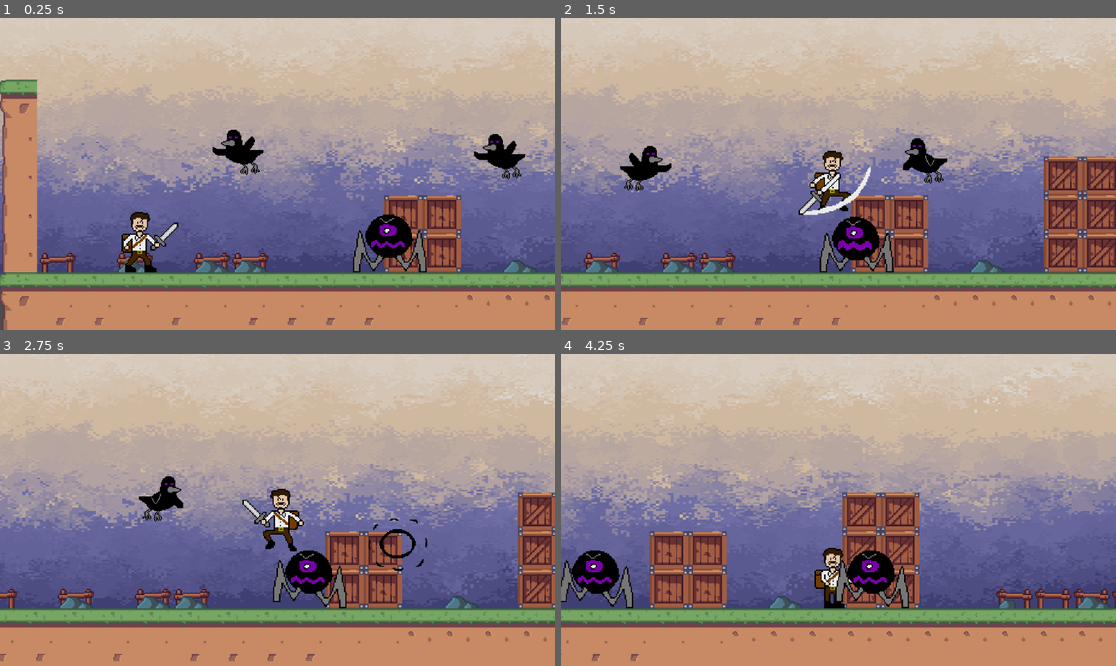
Above: before the commit, frames 1-4 (two rows, left to right).
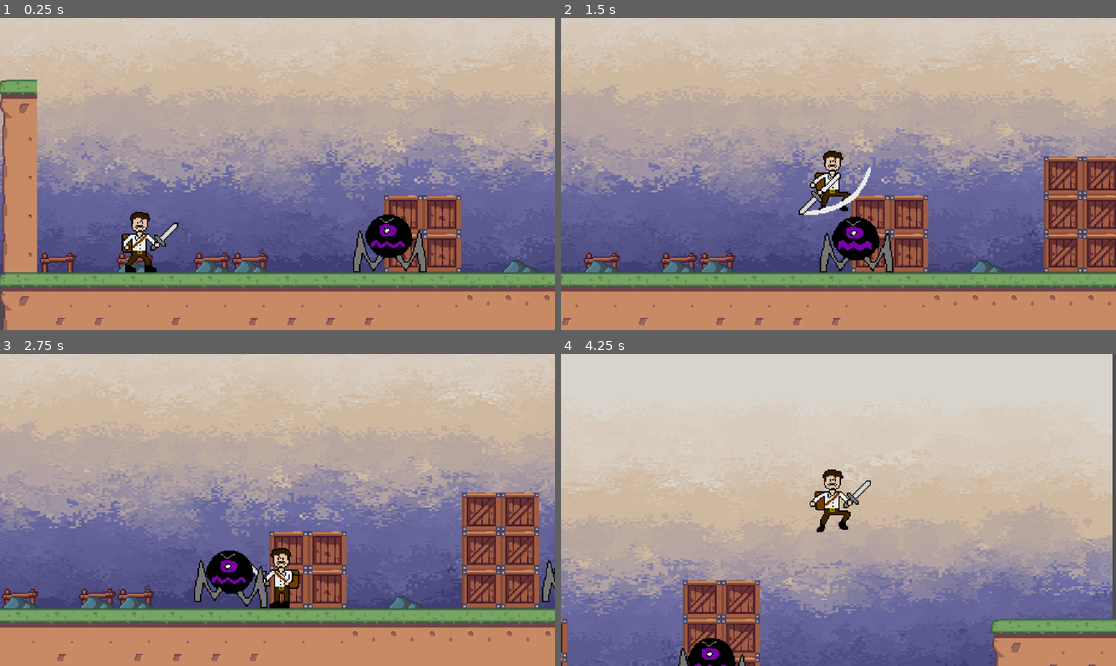
Above: after the commit, the same moments.

Repository: bscott519/ColossalCrisisGame
Game: Godot game, scene res://Scenes/level_1.tscn
Two runs of this game, one before a commit and one after it. Both use one fixed random seed, a clock stepped at 60 frames per second and the inputs below. The engine's default icon, where the game draws it, is replaced by a stand-in: a white triangle on a blue panel in a dark square.
Inputs (mouse positions are in pixels of both pictures, inside the frame that each line leads up to):
- Up to frame 1 (0.25 s): no input
- Up to frame 2 (1.5 s): move the mouse to (960, 158) at 0.52 s; hold D (right) from 0.53 s (still down); click (960, 158) at 0.6 s; tap Space (jump) at 0.77 s; move the mouse to (727, 189) at 1.27 s; right-click (727, 189) at 1.35 s
- Up to frame 3 (2.75 s): tap Space (jump) at 1.52 s; move the mouse to (333, 441) at 2.02 s; release D (right) at 2.03 s; hold A (left) from 2.03 s (still down); click (333, 441) at 2.1 s
- Up to frame 4 (4.25 s): move the mouse to (810, 572) at 2.77 s; release A (left) at 2.78 s; hold D (right) from 2.78 s (still down); right-click (810, 572) at 2.85 s; tap Space (jump) at 3.02, 3.77 s; move the mouse to (1005, 556) at 3.52 s; click (1005, 556) at 3.6 s

The runs differ from the first frame. In frame 1, 1.2% of the frame differs, in the area x 38-95%, y 35-52%; in frame 2, 1.3%; in frame 3, 23%; in frame 4, 85%, in the area x 0-100%, y 0-100%.

Commit message:
Update level_1.tscn

Diff:
--- a/Scenes/level_1.tscn
+++ b/Scenes/level_1.tscn
@@ -155,21 +155,24 @@
 editor_draw_limits = true
 
 [node name="darkbird" parent="." instance=ExtResource("4_y8ncn")]
-position = Vector2(270, 118)
+position = Vector2(1880, 12)
 
 [node name="enemyOnlyColl" type="StaticBody2D" parent="."]
 collision_layer = 2
 collision_mask = 2
 
 [node name="CollisionPolygon2D" type="CollisionPolygon2D" parent="enemyOnlyColl"]
+position = Vector2(1453, -75)
 polygon = PackedVector2Array(77, 212, 784, 207, 807, 203, 807, 30, 85, 27, 65, 31, 68, 209, 18, 201, 39, -6, 824, 3, 824, 285, 45, 294)
 
 [node name="darkbird2" parent="." instance=ExtResource("4_y8ncn")]
-position = Vector2(489, 125)
+position = Vector2(1633, 20)
 
 [node name="colosslings" parent="." node_paths=PackedStringArray("patrol_points") instance=ExtResource("5_1lh3t")]
 position = Vector2(388, 213)
 patrol_points = NodePath("PatrolPoints")
+speed = 3000
+wait_time = 1
 
 [node name="PatrolPoints" type="Node2D" parent="colosslings"]
 position = Vector2(0, -54)
